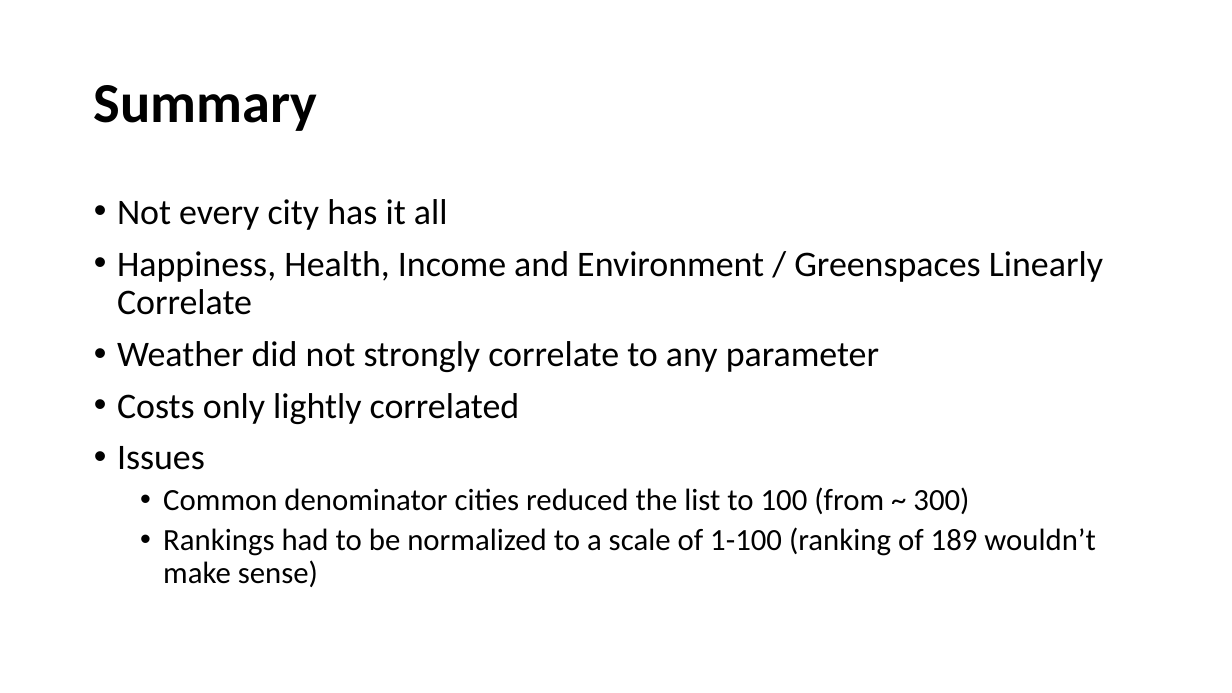
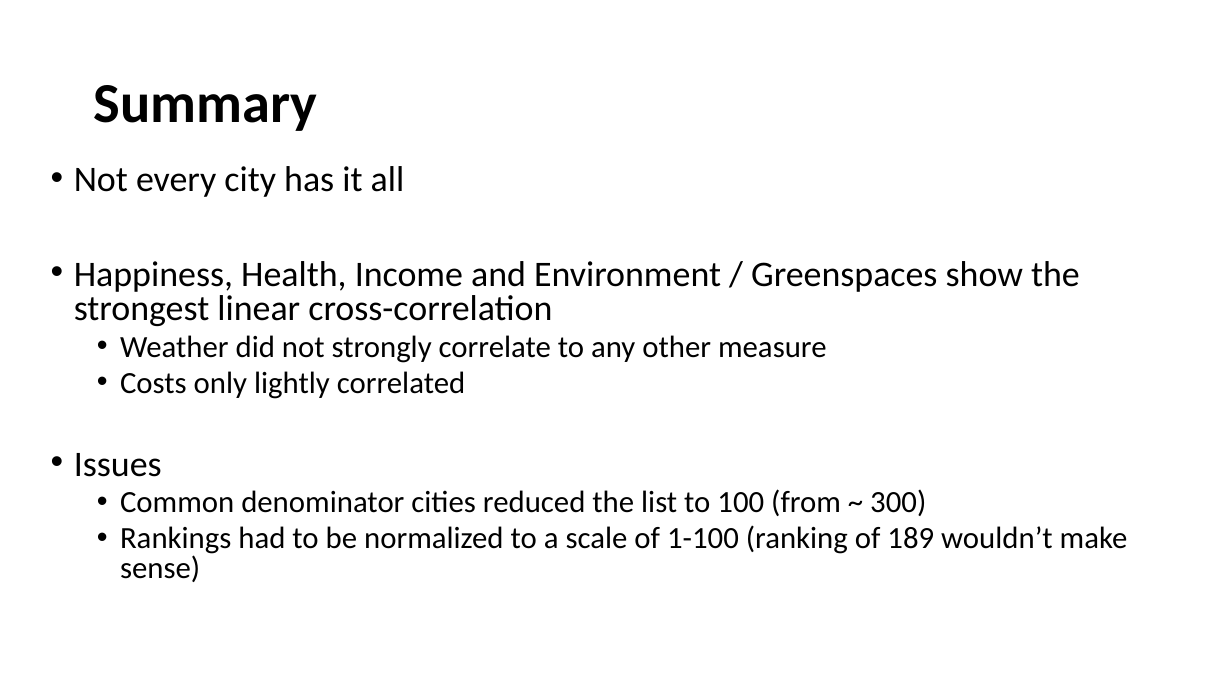
Before and after one commit to jamiedeguz/weatherornot, a slide deck: slide 8 of Presentation.pptx (slide 9 before the commit). Drawn at 1232x693 pixels with LibreOffice and Linux fonts; fonts in the diff are those of the drawing. Boxes give left, top, right and bottom in pixels: in the first picture for what was removed or moved away, otherwise in the second. Text is boxed around its words. In the diff, an @@ line names an element or a change of style, - is before the commit and + after.

```diff
--- a/Presentation.pptx
+++ b/Presentation.pptx
@@ text "Not every city has it ...": place and size @@
-text "Not every city has it ..." at (117,199,1103,587)
+text "Not every city has it ..." at (74,166,1128,582)
@@ text at (74,166,1128,582): size 28 to 24 pt in "Costs only lightly correlated"; line spacing 0.9 to 0.8; list level 1 to 2 in "Costs only lightly correlated" @@
@@ text at (74,261,1080,363): text changed @@
-• Happiness, Health, Income and Environment / Greenspaces Linearly Correlate
-• Weather did not strongly correlate to any parameter
+• Happiness, Health, Income and Environment / Greenspaces show the strongest linear cross-correlation
+  • Weather did not strongly correlate to any other measure
```
Also in this commit, not shown: 1 other slide changed, 1 slide removed, 27 other files.
